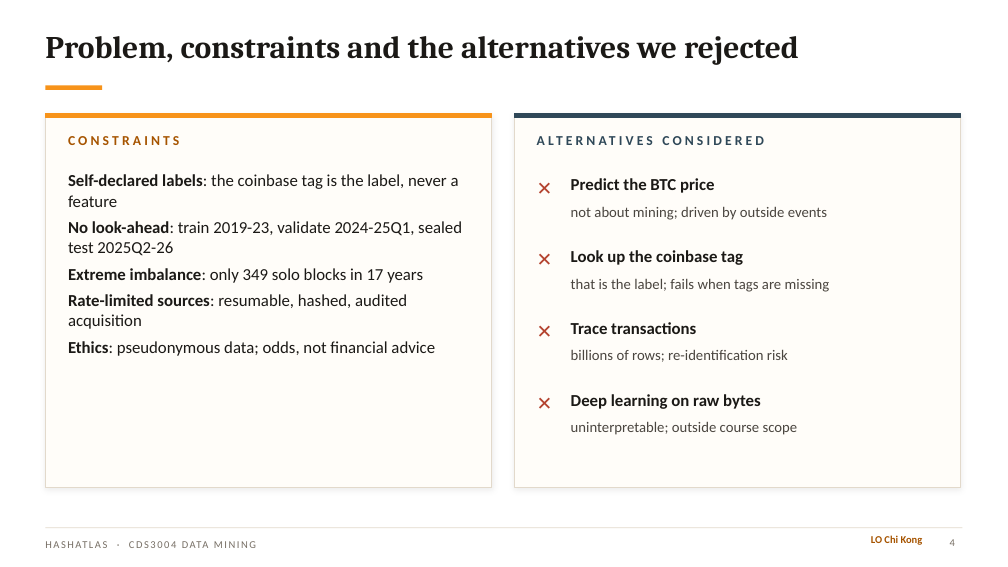
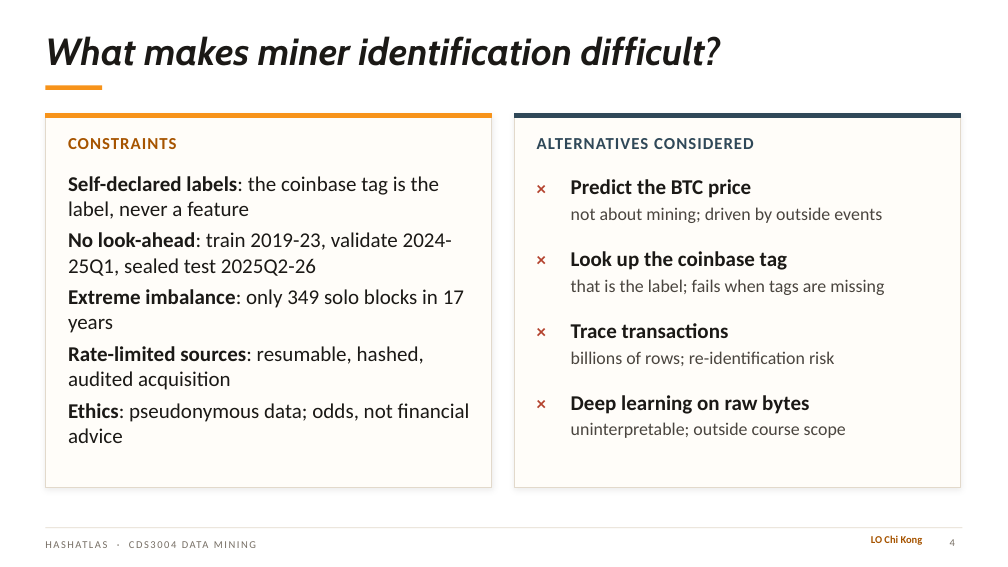
Before and after one commit to ansonlo-dev/HashAtlas, a slide deck: slide 4 of presentation/HashAtlas.pptx. Drawn at 1008x567 pixels with LibreOffice and Linux fonts; fonts in the diff are those of the drawing; background and template pictures are left out. Boxes give left, top, right and bottom in pixels: in the first picture for what was removed or moved away, otherwise in the second. Text is boxed around its words. In the diff, an @@ line names an element or a change of style, - is before the commit and + after.

```diff
--- a/presentation/HashAtlas.pptx
+++ b/presentation/HashAtlas.pptx
@@ title at (45,36,721,66): text changed; size 30 to 36 pt; font Cambria to Cabin; italic on @@
-Problem, constraints and the alternatives we rejected
+What makes miner identification difficult?
@@ text "CONSTRAINTS" at (68,138,177,149): size 13 to 16 pt, letter spacing 3 to 1 pt @@
@@ text "ALTERNATIVES CONSIDERED" at (537,138,754,149): size 13 to 16 pt, letter spacing 3 to 1 pt @@
@@ text at (537,176,567,206): text changed @@
-✕
+×
@@ text at (537,248,567,278): text changed @@
-✕
+×
@@ text at (537,320,567,350): text changed @@
-✕
+×
@@ size 16 to 20 pt in 5 elements at (68,176,470,443), (571,179,751,198), (571,251,787,270), (571,323,729,338), (571,395,809,414) @@
@@ text at (537,392,567,422): text changed @@
-✕
+×
@@ size 14 to 17 pt in 4 elements at (571,207,882,223), (571,279,884,295), (571,351,834,366), (571,422,846,438) @@
```
Also in this commit, not shown: 21 other slides changed, 1 slide added, 15 other files.
